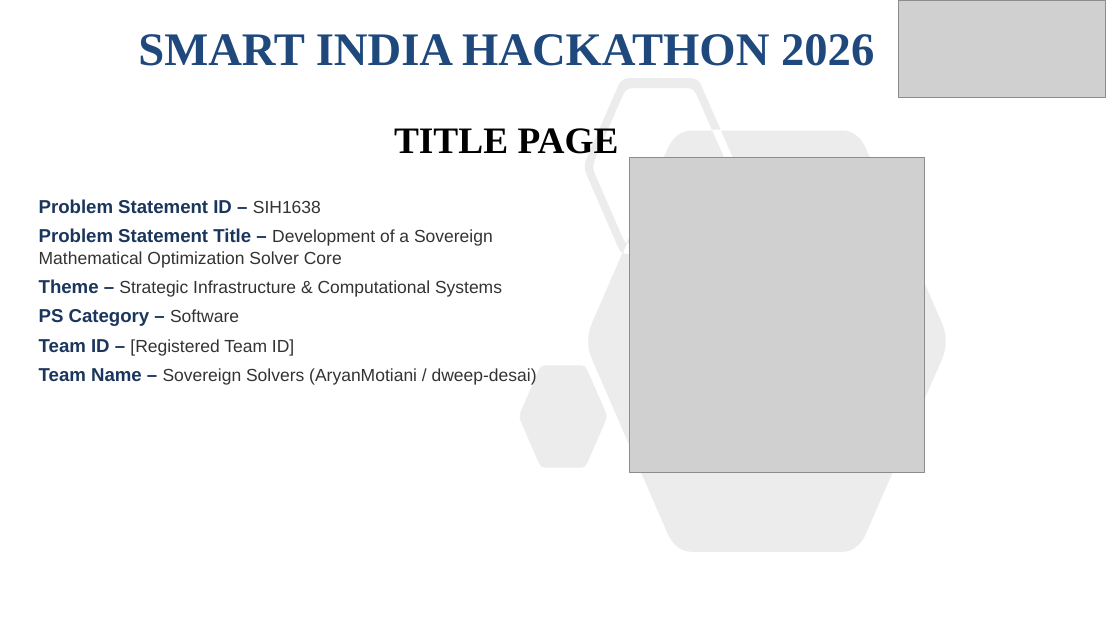
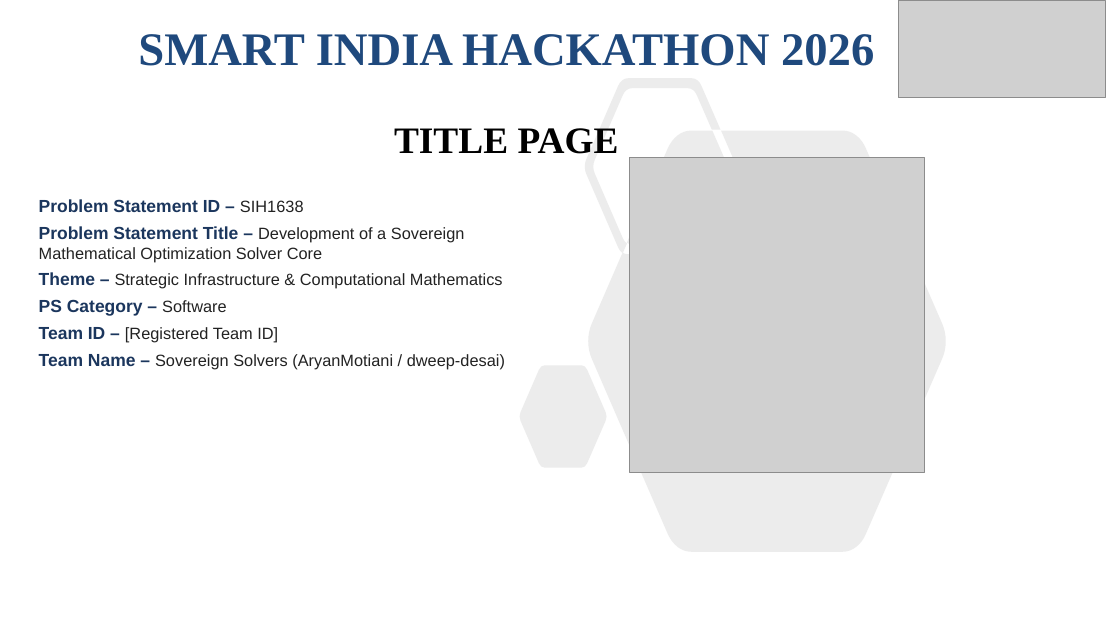
Before and after one commit to AryanMotiani/sovereign-solver, a slide deck: slide 1 of SIH2026-IDEA-Presentation-Format.pptx. Drawn at 1120x630 pixels with LibreOffice and Linux fonts; fonts in the diff are those of the drawing; grey boxes stand for pictures. Boxes give left, top, right and bottom in pixels: in the first picture for what was removed or moved away, otherwise in the second. Text is boxed around its words. In the diff, an @@ line names an element or a change of style, - is before the commit and + after.

Commit message:
docs(presentation): add core mathematical formulas, algorithms, and competitive differentiation to SIH PPTX

```diff
--- a/SIH2026-IDEA-Presentation-Format.pptx
+++ b/SIH2026-IDEA-Presentation-Format.pptx
@@ text at <box>39,199,505,369</box>: size 16 to 15 pt in "Problem Statement ID –", "Problem Statement Title –", "PS Category –", "Team ID –" and 1 more places; size 15 to 14 pt, text colour #333333 to #222222 in "SIH1638", "Development of a Sovereign Mathematical Optimization Solver ...", "Software", "[Registered Team ID]" and 1 more places; less space between paragraphs @@
@@ text at <box>39,272,503,289</box>: text changed; size 15 to 14 pt; text colour #333333 to #222222 @@
-Theme – Strategic Infrastructure & Computational Systems
+Theme – Strategic Infrastructure & Computational Mathematics
```
Also in this commit, not shown: 5 other slides changed.
